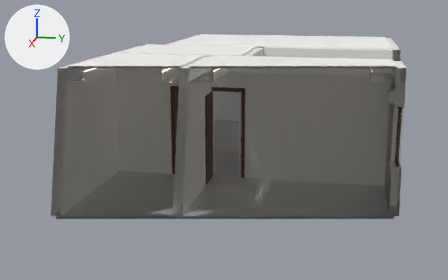
One commit to the glTF model the_office.glb: the scene before it, then after it.
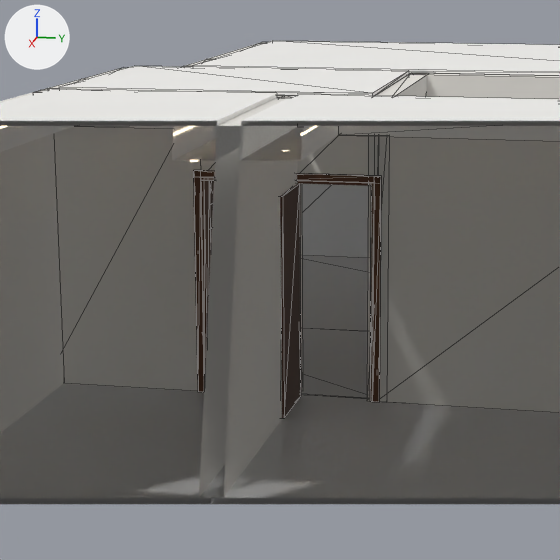
Each version is shown whole from a 50 mm camera at (21.61, -1.25, 4.63) aimed at (5.64, -4.45, 0.64), then close up on the part from 21% to 71% of the width and 6% to 86% of the height. The lights are fixed; the arrows at upper left show +X, +Y and +Z. The first two pictures are the older version. The close-ups show mesh edges as thin lines. Everything nearer to the camera than a plane just in front of the edit is cut away. Where no turn or scale is listed for an object, it has been applied to the vertices. Vertices at exactly the same position are counted once.

Objects in the first close-up: 'Door leaf (open)', 'Entry ceiling', 'Entry east.004', 'Hall ceiling', 'Hall floor', 'Hall west (stone).003', 'Room 1 ceiling', 'Room 1 floor', 'Room 1 west', 'Room 2 ceiling', 'Room 2 floor', 'Room divider', 'Rooms south' and 25 more.
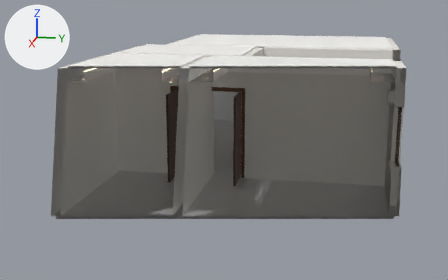
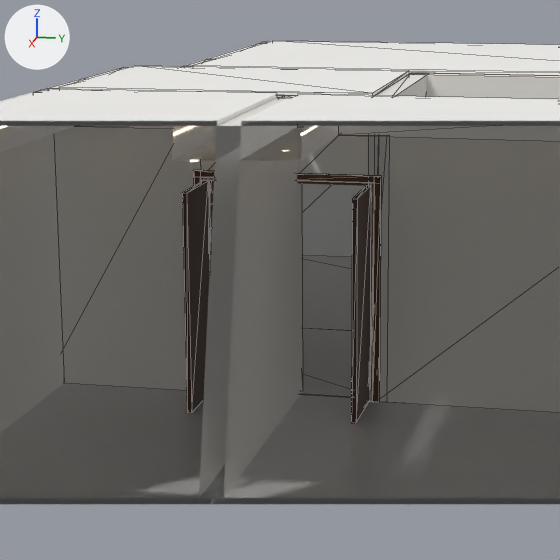
The change, as a list of edits to the scene's bpy script:
```text
Change me_mesh_97:
    used by ob_door_leaf__open; location = (0.0, 0.0, 0.0)
    remove me_mesh_97.from_pydata(...)  # 8 vertices, 12 faces; spans x 6.89..7.64, y -4.52..-4.47, z 0.01..2.17
    add me_mesh_97.from_pydata(...)  # 8 vertices, 12 faces; spans x 6.89..7.64, y -3.82..-3.77, z 0.01..2.17
    me_mesh_97 part 1: the whole mesh is moved by (0.0, 0.7, 0.0)
Change me_mesh_107:
    used by ob_door_leaf__open__001; location = (0.0, 0.0, 0.0)
    remove me_mesh_107.from_pydata(...)  # 8 vertices, 12 faces; spans x 6.89..7.64, y -4.74..-4.7, z 0.01..2.17
    add me_mesh_107.from_pydata(...)  # 8 vertices, 12 faces; spans x 6.89..7.64, y -5.44..-5.4, z 0.01..2.17
    me_mesh_107 part 2: the whole mesh is moved by (0.0, -0.7, 0.0)
```

Boxes [x1, y1, x2, y2] around the edits, measured in the close-ups (560 x 560 px):
'Door leaf (open)', moved: before [280, 184, 301, 418]; after [351, 186, 371, 423]
'Door leaf (open).001', moved (not visible before): after [182, 181, 210, 413]
'Door casing.010', unchanged, covered by the edit: before [193, 170, 205, 392]; after [193, 170, 201, 186]
